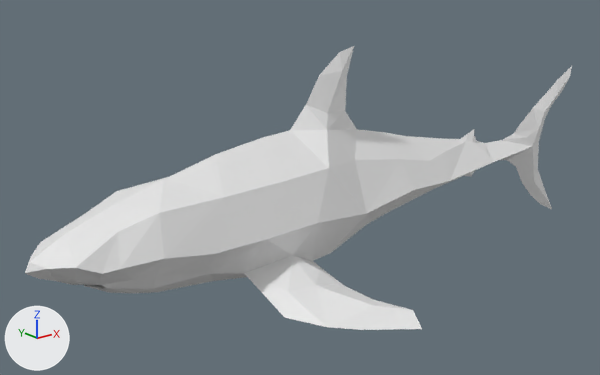
An edit to the Blender file res/models/src/shark.blend, drawn before and after from the same camera.
Both versions are drawn from a 50 mm camera at (-3.94, -4.21, 1.62) aimed at (-0.38, 0.24, -0.16). The lights are fixed; the arrows at lower left show +X, +Y and +Z.

Names of what the first picture shows: 'Shark'.
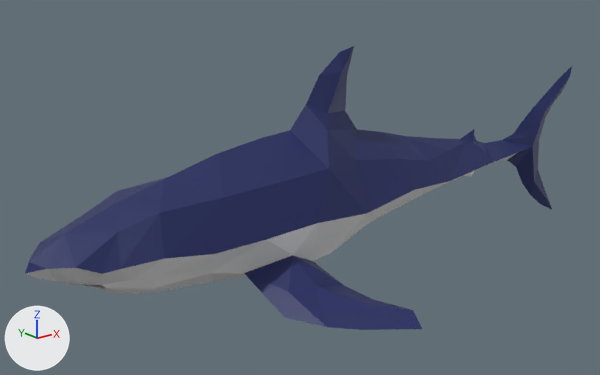
Commit message: Adds colors

What differs and where, as boxes [x1, y1, x2, y2] in the pictures (600 x 375 px):
```json
{"part": 1, "of": "me_cube_001", "change": "recoloured", "before": [25, 46, 572, 330], "after": [25, 46, 572, 330], "on screen": "white to blue"}
```

Edits to the scene script, one JSON object a line:
```json
{"op": "add", "block": "mat_skin_color", "code": ["mat_skin_color = principled_material('Skin color')", "mat_skin_color.base_color = (0.00913, 0.0175, 0.115)  # dark blue #18245f"]}
{"op": "add", "block": "mat_skin_white", "code": ["mat_skin_white = principled_material('Skin white')", "mat_skin_white.base_color = (0.8, 0.8, 0.8)  # white #e7e7e7"]}
{"block": "me_cube_001", "where": "me_cube_001.from_pydata(...)  # 138 vertices, 211 faces; spans x -2.49..2.49, y 0.0..1.25, z -0.86..0.85"}
{"block": "me_cube_001", "where": "# used by ob_shark; location = (0.0, 0.0, 0.0)"}
{"block": "me_cube_001", "change": "me_cube_001 part 1: 137 of the faces centred in x -2.45..2.46, y 0.0..1.13, z -0.78..0.79 switch from no material to mat_skin_color (dark blue #18245f)"}
{"op": "add", "block": "me_cube_001", "code": "me_cube_001.materials.append(mat_skin_white)  # white #e7e7e7"}
```
